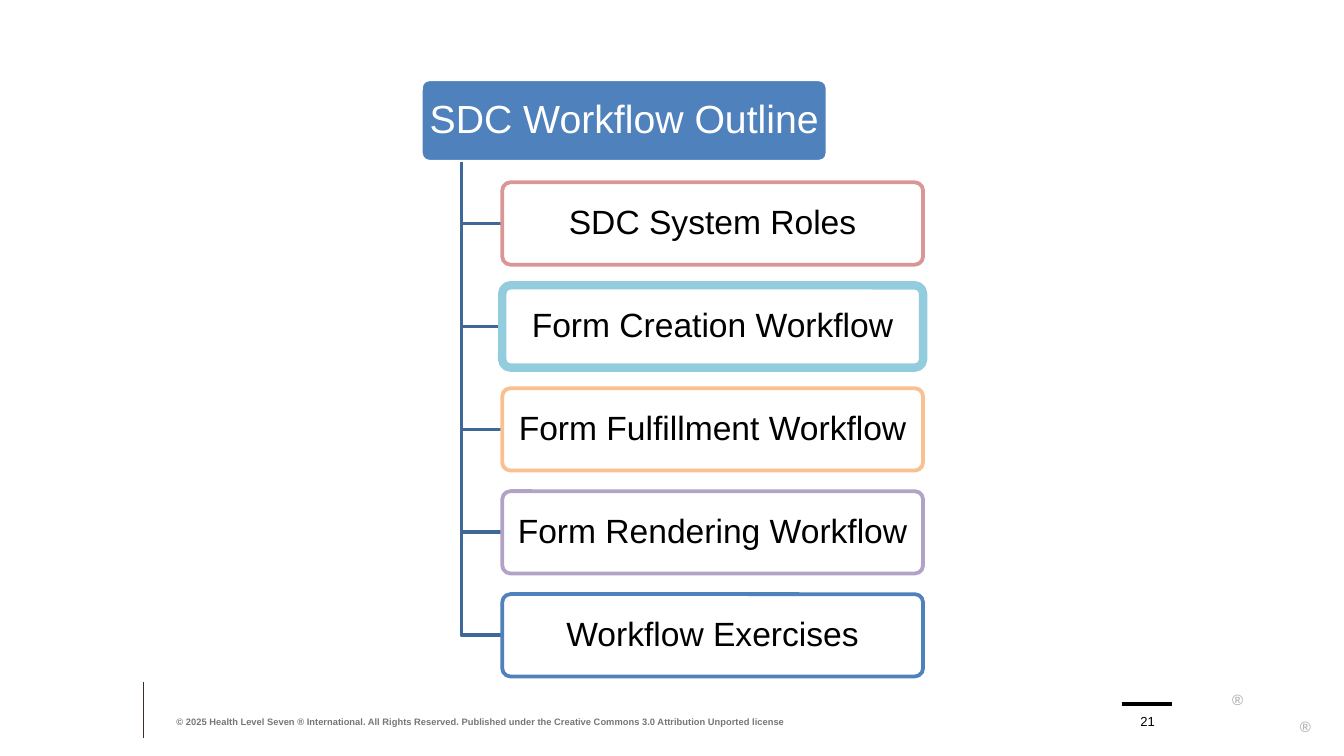
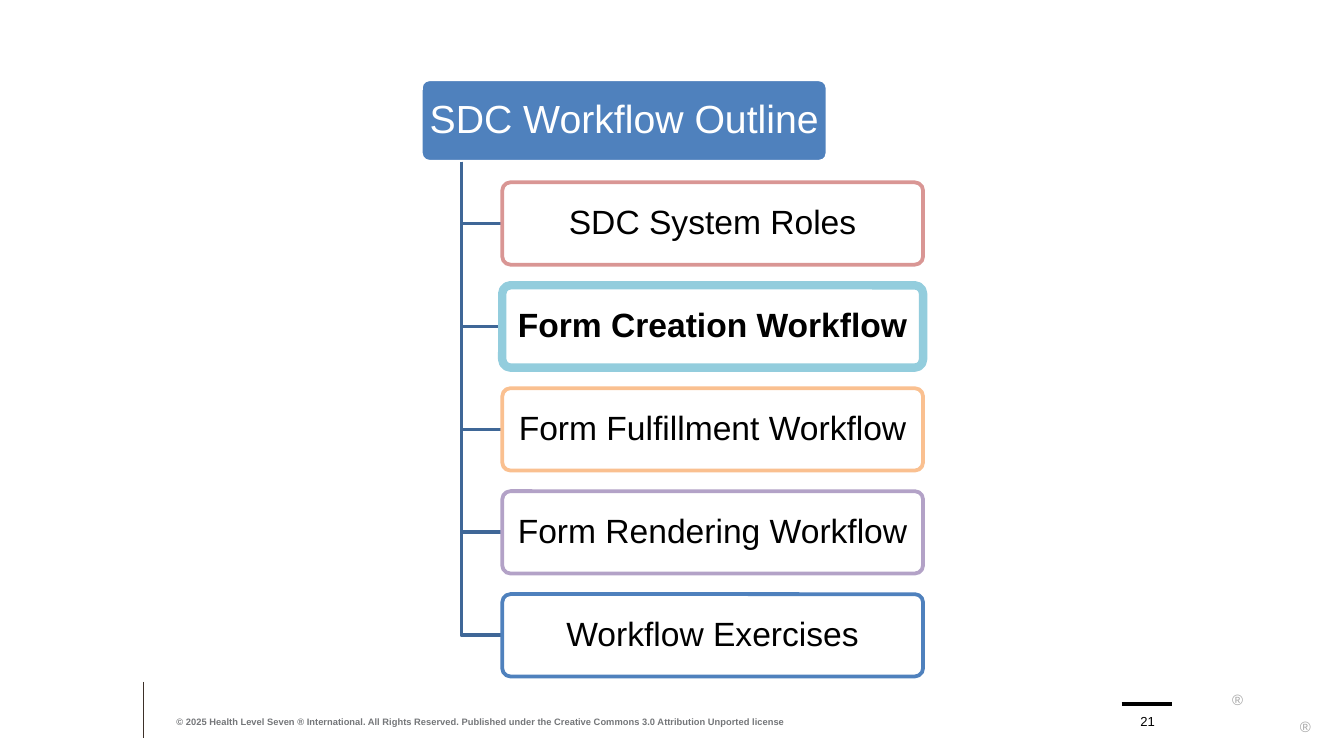
Before and after one commit to FHIR/documents, a slide deck: slide 21 of presentations/sdc/2-SDC-Workflow.pptx. Drawn at 1344x756 pixels with LibreOffice and Linux fonts; fonts in the diff are those of the drawing; background and template pictures are left out. Boxes give left, top, right and bottom in pixels: in the first picture for what was removed or moved away, otherwise in the second. Text is boxed around its words. In the diff, an @@ line names an element or a change of style, - is before the commit and + after.

```diff
--- a/presentations/sdc/2-SDC-Workflow.pptx
+++ b/presentations/sdc/2-SDC-Workflow.pptx
@@ text "Form Creation Workflow" at (518,312,907,338): bold on @@
```
Also in this commit, not shown: 6 other slides changed, 10 other files.
